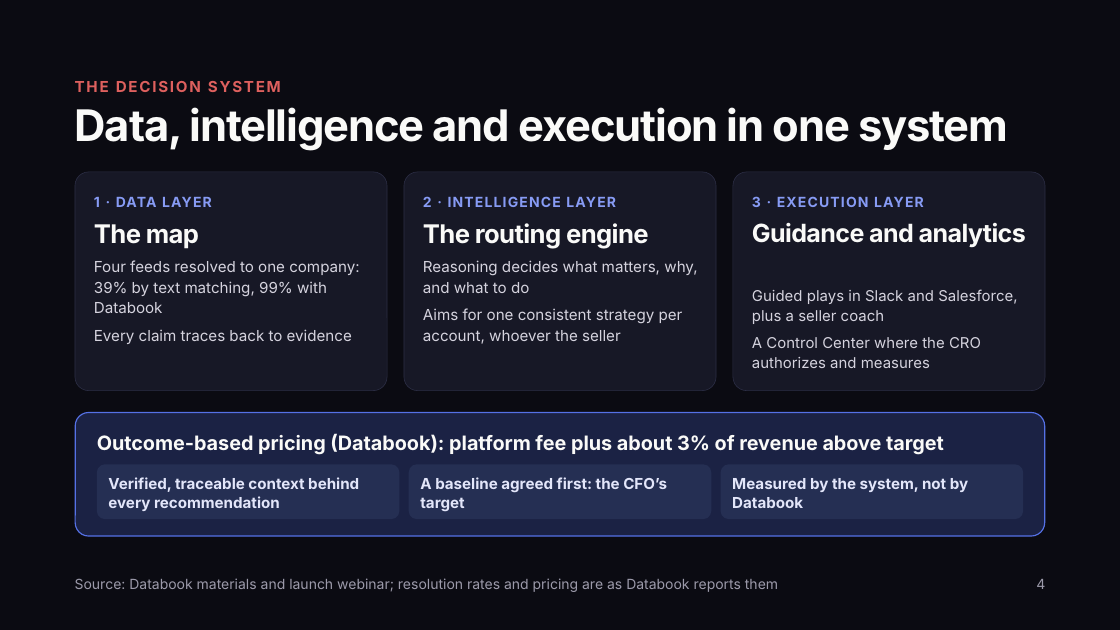
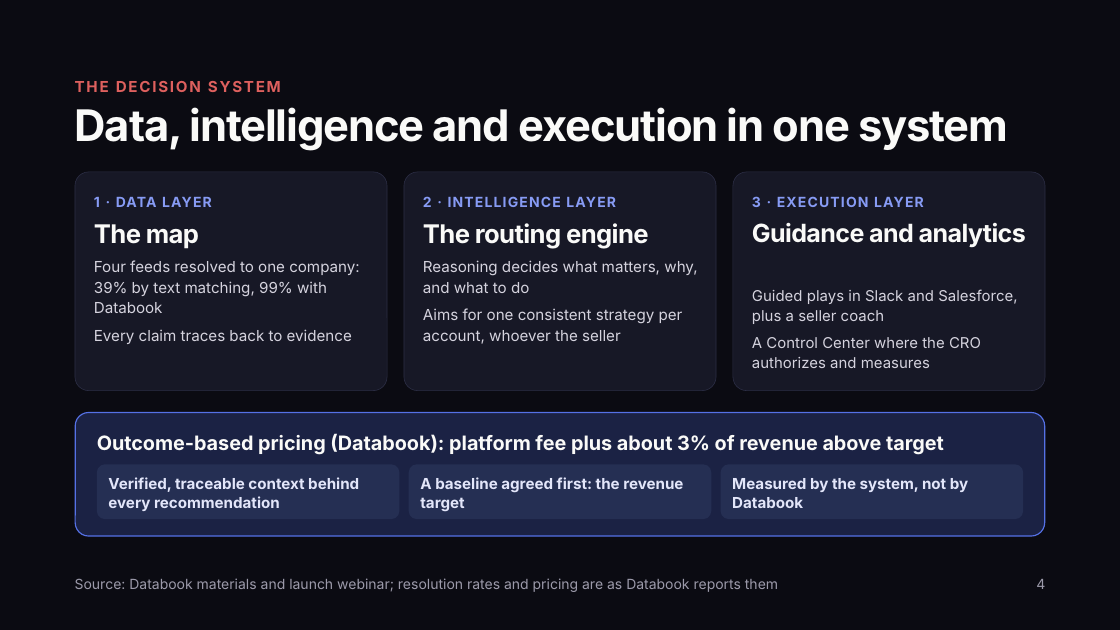
Before and after one commit to gayatrikulkaa-commits/zoom-cro-gtm-platform, a slide deck: slide 4 of Zoom CRO Pitch (6 slides) v2.pptx. Drawn at 1120x630 pixels with LibreOffice and Linux fonts; fonts in the diff are those of the drawing. Boxes give left, top, right and bottom in pixels: in the first picture for what was removed or moved away, otherwise in the second. Text is boxed around its words. In the diff, an @@ line names an element or a change of style, - is before the commit and + after.

```diff
--- a/Zoom CRO Pitch (6 slides) v2.pptx
+++ b/Zoom CRO Pitch (6 slides) v2.pptx
@@ text at (420, 477, 683, 512): text changed @@
-A baseline agreed first: the CFO’s target
+A baseline agreed first: the revenue target
```
Also in this commit, not shown: 3 other slides changed, 14 other files.
